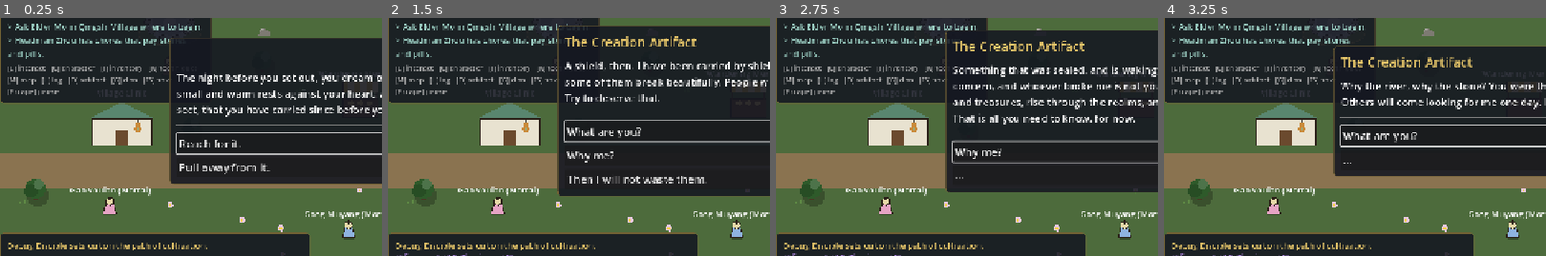
Above: before the commit, frames 1-4 (left to right).
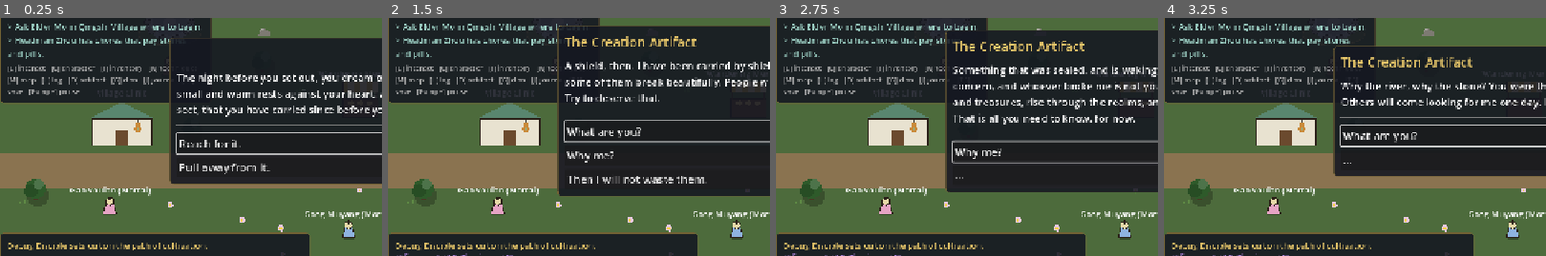
Above: after the commit, the same moments.

Repository: samridghimire/cultivation-game
Game: Godot game, scene res://src/world/world.tscn
Same seed, same stepped clock (60 frames per second), same inputs: the game is played once before the commit and once after it. This scene is started directly instead of the project's main scene.
Inputs:
- Up to frame 1 (0.25 s): no input
- Up to frame 2 (1.5 s): click "Reach for it." at 0.5 s; click "Protect those who cannot prot…" at 1.25 s
- Up to frame 3 (2.75 s): click "What are you?" at 2 s
- Up to frame 4 (3.25 s): click "Why me?" at 2.75 s
The pictures show only the part of the screen within x 1-51%, y 30-80%; the shares and areas given below are measured in that part.

The runs differ from the first frame. In frame 1, 0.3% of the frame differs, in the area x 2-45%, y 24-33%; in frame 2, 0.3%; in frame 3, 0.3%; in frame 4, 0.3%.

Commit message:
[WU-007] Journal screen
Guidance.journal builds {section, text} entries (next steps, breakthrough, sect duty/missions, cooldowns, world events); JournalScreen renders them. Opens with J or from the pause menu (no free gamepad button).

Follow-ups: world-event 'you can join' marks (WU-005).

Co-Authored-By: Claude Sonnet 5.5 <noreply@anthropic.com>
Claude-Session: https://claude.ai/code/session_01FGeSJbQ9tfiL3TszaWVsXw

Diff:
--- a/data/help.json
+++ b/data/help.json
@@ -13,6 +13,7 @@
     "toggle_map": "World map",
     "toggle_artifact": "Creation Artifact",
     "toggle_clan": "Clan",
+    "toggle_journal": "Journal",
     "scroll_up": "Scroll up",
     "scroll_down": "Scroll down",
     "quick_save": "Quick save",
--- a/src/autoload/input_config.gd
+++ b/src/autoload/input_config.gd
@@ -20,6 +20,7 @@
 	"scroll_up": [KEY_PAGEUP],
 	"scroll_down": [KEY_PAGEDOWN],
 	"toggle_clan": [KEY_G],
+	"toggle_journal": [KEY_J],
 	"quick_save": [KEY_F5],
 	"quick_load": [KEY_F9],
 	"pause_menu": [KEY_ESCAPE],
--- a/src/core/systems/guidance.gd
+++ b/src/core/systems/guidance.gd
@@ -177,3 +177,49 @@
 	if sect != "":
 		out.append(sect)
 	return out
+
+
+## Journal entries [{section, text}] answering "what can I do now?": every hint,
+## the next breakthrough, sect duty and missions, cooldowns, and the world
+## events under way (WU-007). `today` is the GameClock day; `active_events` the
+## live world events.
+static func journal(c: CharacterData, data: GameData, flags: Dictionary, today: int, active_events: Array = [], people: Dictionary = {}, density: float = 1.0, region_id: String = "") -> Array[Dictionary]:
+	var out: Array[Dictionary] = []
+	for hint in hints(c, data, density, 50, people, flags, region_id):
+		out.append({"section": "Next steps", "text": hint})
+	out.append({"section": "Breakthrough", "text": _breakthrough_line(c, data, density)})
+	var pills := breakthrough_items(c, data)
+	if not pills.is_empty():
+		out.append({"section": "Breakthrough", "text": "Held items that raise the odds: %s." % ", ".join(pills)})
+	if c.breakthrough_bonus > 0.0:
+		out.append({"section": "Breakthrough", "text": "Pill bonus active: +%d%% chance." % roundi(c.breakthrough_bonus * 100)})
+	if not c.is_rogue():
+		var sect: SectDef = data.sects[c.sect["id"]]
+		out.append({"section": "Sect", "text": "%s, %s: %d contribution." % [sect.name, sect.rank_name(int(c.sect["rank"])), int(c.sect["contribution"])]})
+		var duty := Sects.monthly_duty(c, data)
+		if duty > 0:
+			out.append({"section": "Sect", "text": "Monthly duty: %d of %d contribution earned this month." % [Sects.duty_progress(c), duty]})
+		var ready := Sects.available_missions(c, data).filter(func(id: String) -> bool: return Sects.check_mission(c, data, id) == "")
+		for id: String in ready:
+			out.append({"section": "Sect", "text": "Mission ready: %s." % String(data.sect_missions[id].get("name", id))})
+	for id: String in c.mission_cooldowns:
+		var wait := Sects.mission_cooldown_left(c, id)
+		if wait > 0 and data.sect_missions.has(id):
+			out.append({"section": "Cooldowns", "text": "%s (mission): %s left." % [String(data.sect_missions[id].get("name", id)), Calendar.format_duration(wait)]})
+	for id: String in c.deed_days:
+		var deed: Dictionary = data.deeds.get(id, {})
+		var left := int(c.deed_days[id]) + int(deed.get("cooldown_days", 0)) - today
+		if not deed.is_empty() and not bool(deed.get("once", false)) and left > 0:
+			out.append({"section": "Cooldowns", "text": "%s: %s left." % [String(deed.get("name", id)), Calendar.format_duration(left)]})
+	for line in WorldEvents.describe(data, active_events, today):
+		out.append({"section": "World events", "text": line})
+	return out
+
+
+static func _breakthrough_line(c: CharacterData, data: GameData, density: float) -> String:
+	if Cultivation.is_at_bottleneck(c, data) and not Cultivation.can_attempt_breakthrough(c, data):
+		return "You stand at the peak of the highest realm known."
+	if Cultivation.can_attempt_breakthrough(c, data):
+		return "At a bottleneck: ready to break through (%d%% chance)." % roundi(Cultivation.breakthrough_chance(c, data) * 100)
+	var needed := maxf(Cultivation.qi_required(c, data) - c.qi, 0.0)
+	return "%d more qi to the next stage (about %s of meditation here)." % [ceili(needed), Calendar.format_duration(ceili(needed / maxf(Cultivation.qi_per_day(c, data, density), 0.001)))]
--- a/src/ui/hud.gd
+++ b/src/ui/hud.gd
@@ -23,7 +23,7 @@
 const KEY_HINTS := [
 	["interact", "interact"], ["toggle_character_sheet", "character"], ["toggle_inventory", "inventory"],
 	["toggle_techniques", "techniques"], ["toggle_map", "map"], ["toggle_message_log", "log"],
-	["toggle_artifact", "artifact"], ["toggle_clan", "clan"], ["quick_save", "save"], ["pause_menu", "pause"],
+	["toggle_artifact", "artifact"], ["toggle_clan", "clan"], ["toggle_journal", "journal"], ["quick_save", "save"], ["pause_menu", "pause"],
 ]
 var _choice_menu: ChoiceMenu
 var _threat_prompt: ThreatPrompt
@@ -75,6 +75,7 @@
 	_add_screen("toggle_map", WorldMapScreen.new())
 	_add_screen("toggle_message_log", MessageLogScreen.new())
 	_add_screen("toggle_clan", ClanScreen.new())
+	_add_screen("toggle_journal", JournalScreen.new())
 	_crafting = CraftingScreen.new()
 	_crafting.closed.connect(_update_modal)
 	add_child(UIStyle.centered(_crafting))
@@ -121,6 +122,7 @@
 	_help.closed.connect(_on_settings_closed)
 	add_child(UIStyle.centered(_help))
 	_pause_menu.help_requested.connect(_open_help)
+	_pause_menu.journal_requested.connect(_open_journal)
 	_respawn = RespawnScreen.new()
 	_respawn.closed.connect(_update_modal)
 	add_child(UIStyle.centered(_respawn))
@@ -555,6 +557,14 @@
 	_help.open()
 
 
+## The journal opens from the pause menu (no free gamepad button), closing it first.
+func _open_journal() -> void:
+	_pause_menu.close()
+	var journal: Control = _screens["toggle_journal"]
+	journal.open()
+	_update_modal()
+
+
 ## Load replaces the pause menu while open, then returns to it.
 func _open_load() -> void:
 	_pause_menu.visible = false
--- /dev/null
+++ b/src/ui/journal_screen.gd
@@ -0,0 +1,91 @@
+class_name JournalScreen
+extends PanelContainer
+## Read-only journal (WU-007): "what can I do now?" Renders Guidance.journal
+## grouped by section. Gamepad: right stick scrolls, B closes.
+
+signal closed
+
+const SCROLL_SPEED := 900.0
+const DIM := Color(0.6, 0.6, 0.6)
+
+var _scroll: ScrollContainer
+var _text: RichTextLabel
+var _close_button: Button
+
+
+func _init() -> void:
+	add_theme_stylebox_override("panel", UIStyle.panel_style())
+	custom_minimum_size = Vector2(760, 0)
+	visible = false
+	var box := VBoxContainer.new()
+	box.add_theme_constant_override("separation", 10)
+	add_child(box)
+	box.add_child(UIStyle.label("Journal", 24, UIStyle.ACCENT))
+	_scroll = ScrollContainer.new()
+	_scroll.custom_minimum_size = Vector2(736, 440)
+	_scroll.horizontal_scroll_mode = ScrollContainer.SCROLL_MODE_DISABLED
+	box.add_child(_scroll)
+	_text = RichTextLabel.new()
+	_text.bbcode_enabled = true
+	_text.fit_content = true
+	_text.scroll_active = false
+	_text.size_flags_horizontal = Control.SIZE_EXPAND_FILL
+	_text.add_theme_font_size_override("normal_font_size", 15)
+	_scroll.add_child(_text)
+	var footer := HBoxContainer.new()
+	footer.add_theme_constant_override("separation", 16)
+	box.add_child(footer)
+	_close_button = UIStyle.button("Close", close)
+	footer.add_child(_close_button)
+	footer.add_child(UIStyle.label("[PgUp/PgDn] or right stick: scroll", 14, DIM))
+
+
+func _unhandled_input(event: InputEvent) -> void:
+	if visible and event.is_action_pressed("ui_cancel"):
+		get_viewport().set_input_as_handled()
+		close()
+
+
+func _process(delta: float) -> void:
+	if not visible:
+		return
+	var dir := Input.get_axis("scroll_up", "scroll_down")
+	if dir != 0.0:
+		_scroll.scroll_vertical += int(dir * SCROLL_SPEED * delta)
+
+
+func open() -> void:
+	_text.clear()
+	_text.append_text(format_entries(entries()))
+	_scroll.scroll_vertical = 0
+	visible = true
+	_close_button.grab_focus.call_deferred()
+
+
+## The journal for the current session.
+static func entries() -> Array[Dictionary]:
+	var p := GameState.player
+	var density := GameState.region_qi_density() * Sects.cultivation_bonus(p, GameState.data)
+	return Guidance.journal(p, GameState.data, GameState.world_flags, GameClock.total_days, GameState.world_events, GameState.npcs, density, GameState.current_region)
+
+
+func close() -> void:
+	if not visible:
+		return
+	visible = false
+	closed.emit()
+
+
+## BBCode for journal `entries`: a heading per section, a bullet per line.
+static func format_entries(entries: Array) -> String:
+	var out := PackedStringArray()
+	var last := ""
+	for e: Dictionary in entries:
+		var section := String(e["section"])
+		if section != last:
+			if last != "":
+				out.append("")
+			out.append("[color=#%s]%s[/color]" % [UIStyle.ACCENT.to_html(false), section])
+			last = section
+		out.append("  - %s" % String(e["text"]).replace("[", "[lb]"))
+	return "\n".join(out)
--- a/src/ui/pause_menu.gd
+++ b/src/ui/pause_menu.gd
@@ -9,6 +9,9 @@
 signal load_requested
 ## The player chose Help; the owner shows a HelpScreen.
 signal help_requested
+
+## The player chose Journal; the owner shows a JournalScreen.
+signal journal_requested
 
 const MAIN_MENU := "res://src/ui/main_menu.tscn"
 
@@ -30,6 +33,7 @@
 	box.add_child(UIStyle.button("Save Game", _save))
 	_load_button = UIStyle.button("Load Game", load_requested.emit)
 	box.add_child(_load_button)
+	box.add_child(UIStyle.button("Journal", journal_requested.emit))
 	box.add_child(UIStyle.button("Settings", settings_requested.emit))
 	box.add_child(UIStyle.button("Help", help_requested.emit))
 	box.add_child(UIStyle.button("Save and Quit to Menu", _quit_to_menu))
--- a/tests/unit/test_guidance.gd
+++ b/tests/unit/test_guidance.gd
@@ -179,3 +179,37 @@
 	c.inventory["qi_gathering_pill"] = 1
 	hints = Guidance.hints(c, data(), 1.0, 10, {}, {Guidance.ELDER_MO_FLAG: true}, "qingshi_village")
 	assert_true(_has(hints, "Use your Qi Gathering Pill"))
+
+
+func test_journal_sections_cover_breakthrough_cooldowns_and_events() -> void:
+	var c := _fresh()
+	c.deed_days["donate_stones"] = 100
+	var events: Array = [{"id": "beast_tide", "region": "misty_forest", "start_day": 100, "end_day": 130}]
+	var d := data()
+	if not d.world_events.has("beast_tide"):
+		events = []
+	var entries := Guidance.journal(c, d, {}, 105, events)
+	var sections := {}
+	for e in entries:
+		sections[e["section"]] = true
+	assert_true(sections.has("Next steps"))
+	assert_true(sections.has("Breakthrough"))
+	assert_true(sections.has("Cooldowns"), "a recent deed is on cooldown")
+	for e in entries:
+		if e["section"] == "Cooldowns":
+			assert_true(String(e["text"]).contains("left"), e["text"])
+	assert_eq(sections.has("World events"), not events.is_empty())
+
+
+func test_journal_shows_sect_duty_for_members() -> void:
+	var c := _fresh()
+	var rogue := Guidance.journal(c, data(), {}, 0)
+	for e in rogue:
+		assert_true(e["section"] != "Sect")
+	var sect_id: String = data().sects.keys()[0]
+	c.sect = {"id": sect_id, "rank": 0, "contribution": 5, "month_earned": 0}
+	var member := Guidance.journal(c, data(), {}, 0)
+	var found := false
+	for e in member:
+		found = found or e["section"] == "Sect"
+	assert_true(found)
--- /dev/null
+++ b/tests/unit/test_journal_screen.gd
@@ -0,0 +1,32 @@
+extends TestCase
+## JournalScreen (WU-007): renders Guidance.journal, opens from the HUD key and the pause menu.
+
+
+func test_format_groups_by_section() -> void:
+	var text := JournalScreen.format_entries([
+		{"section": "Next steps", "text": "Do a thing [now]"},
+		{"section": "Next steps", "text": "Another"},
+		{"section": "Sect", "text": "Duty"},
+	])
+	assert_eq(text.count("Next steps"), 1)
+	assert_true(text.contains("Sect"))
+	assert_true(text.contains("[lb]now]"), "brackets are escaped")
+
+
+func test_hud_registers_journal_key_and_pause_entry() -> void:
+	var root: Node = Engine.get_main_loop().root
+	var gs: Node = root.get_node("GameState")
+	gs.start_session(new_character())
+	gs.pending_event = ""
+	var hud: CanvasLayer = load("res://src/ui/hud.tscn").instantiate()
+	root.add_child(hud)
+	await root.get_tree().process_frame
+	assert_true(InputMap.has_action("toggle_journal"))
+	var journal: JournalScreen = hud.get("_screens").get("toggle_journal")
+	assert_true(journal is JournalScreen)
+	hud.call("_open_journal")
+	assert_true(journal.visible)
+	assert_false((hud.get("_pause_menu") as Control).visible)
+	assert_true(journal._text.get_parsed_text().contains("Breakthrough"))
+	journal.close()
+	hud.queue_free()
Not shown, added: src/ui/journal_screen.gd.uid
Not shown, added: tests/unit/test_journal_screen.gd.uid
